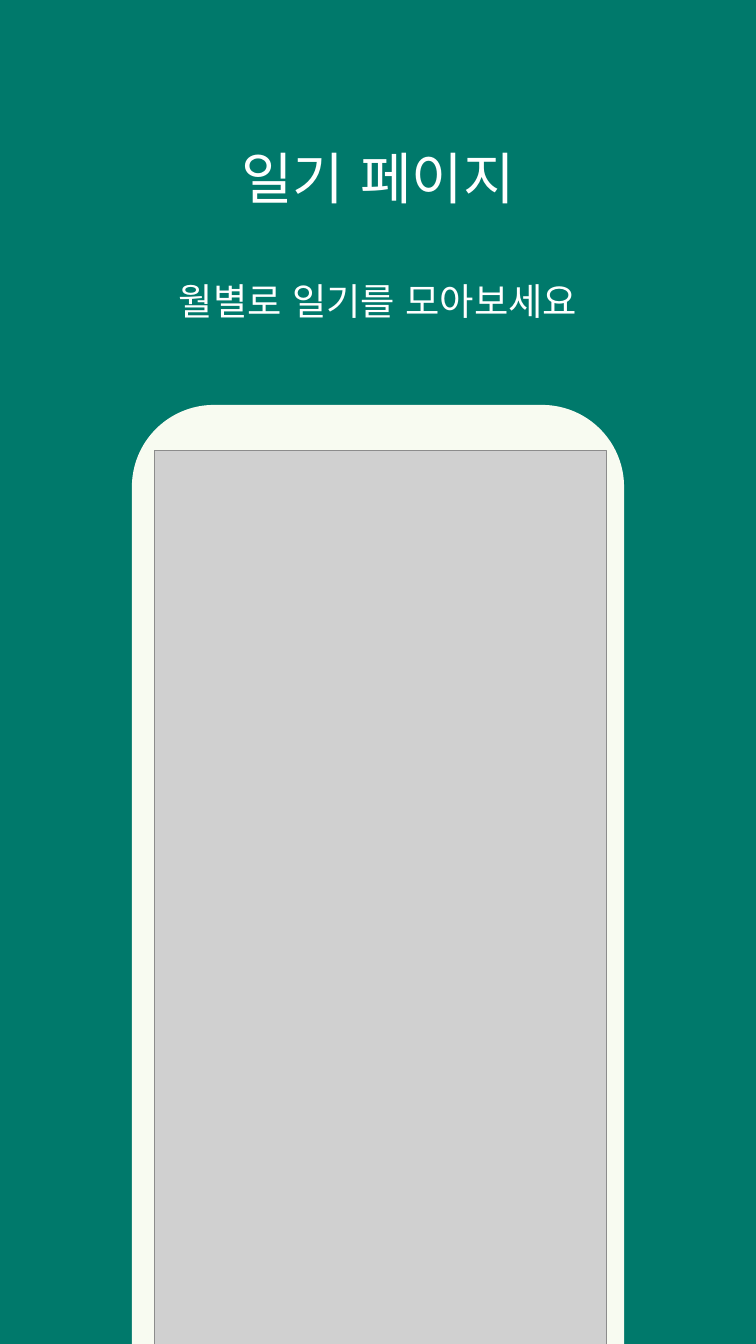
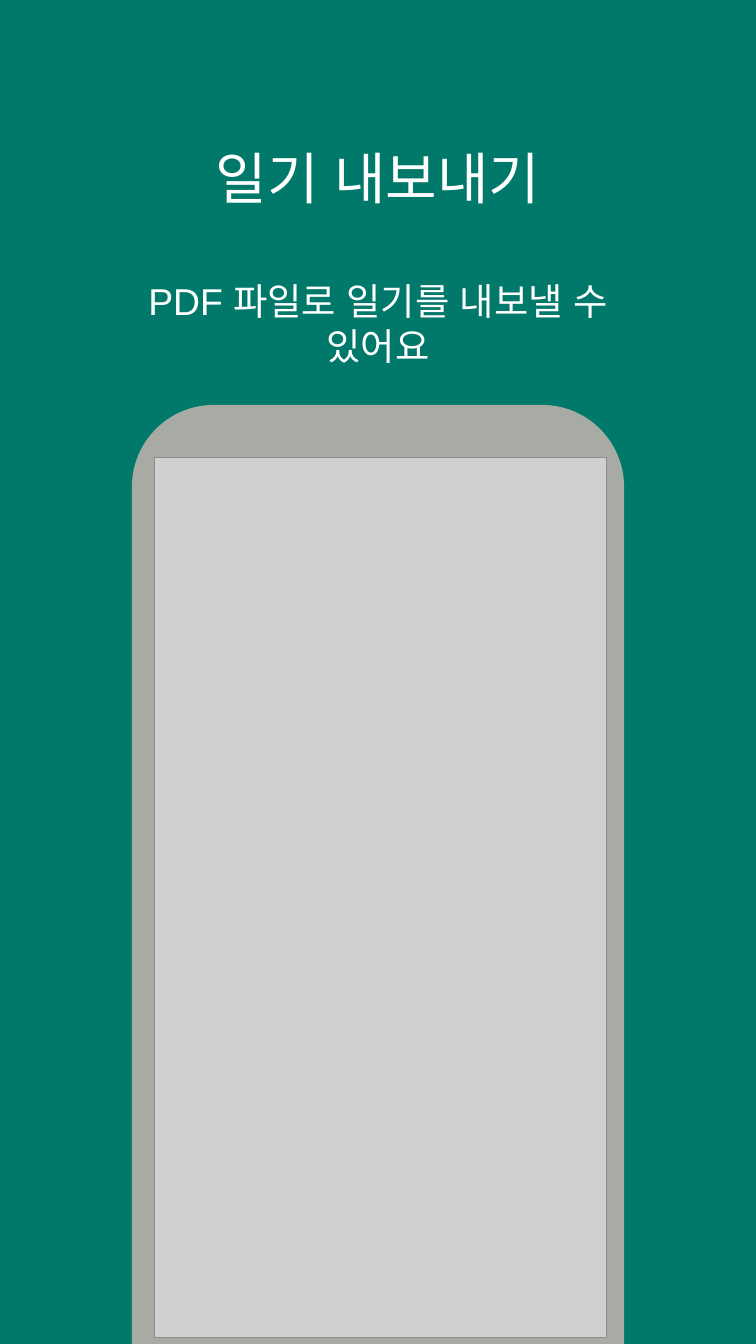
Before and after one commit to mskwak32/garden-log, a slide deck: slide 5 of playstore/playstore images.pptx. Drawn at 756x1344 pixels with LibreOffice and Linux fonts; fonts in the diff are those of the drawing; grey boxes stand for pictures. Boxes give left, top, right and bottom in pixels: in the first picture for what was removed or moved away, otherwise in the second. Text is boxed around its words. In the diff, an @@ line names an element or a change of style, - is before the commit and + after.

```diff
--- a/playstore/playstore images.pptx
+++ b/playstore/playstore images.pptx
@@ text at bbox=[148, 152, 607, 363]: text changed @@
-일기 페이지
-월별로 일기를 모아보세요
+일기 내보내기
+PDF 파일로 일기를 내보낼 수 있어요
@@ rounded rectangle at bbox=[132, 405, 624, 1344]: fill #F8FBF1 to #A7ABA3 @@
@@ picture: place and size @@
-picture at bbox=[155, 451, 606, 1344]
+picture at bbox=[155, 458, 606, 1337]
```
Also in this commit, not shown: 4 other files.
